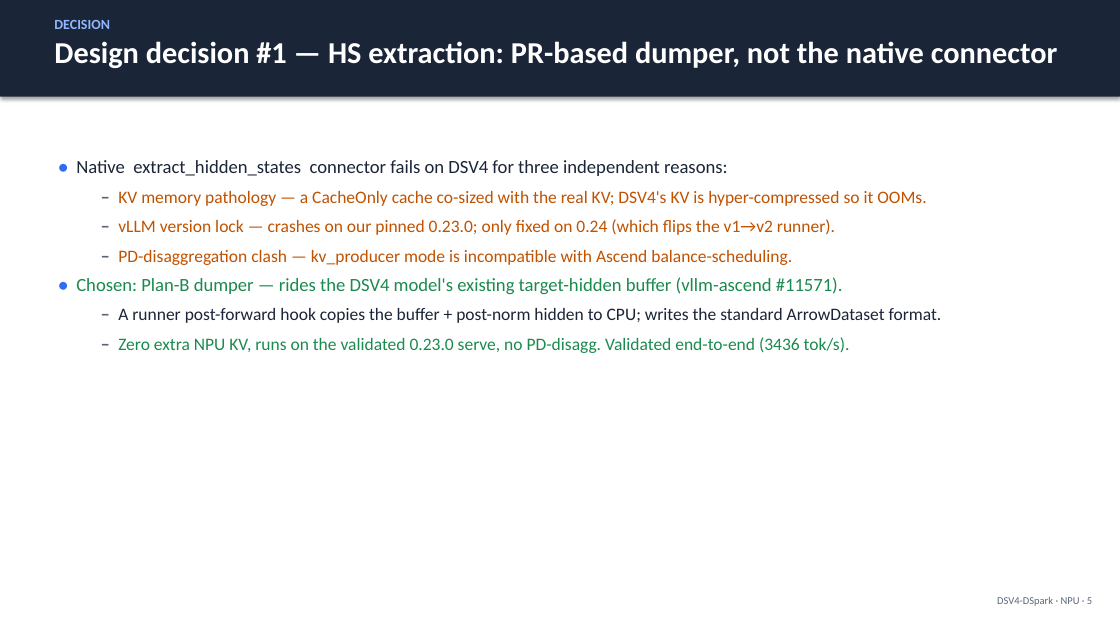
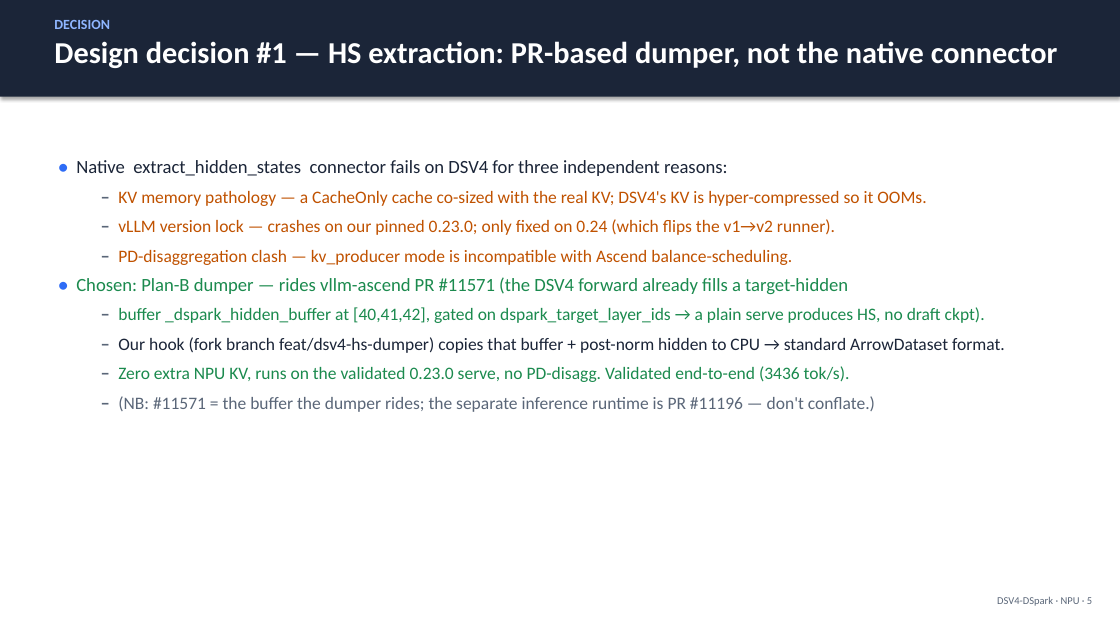
Before and after one commit to Sawyer117/speculators, a slide deck: slide 5 of docs/reports/dsv4_dspark_npu_report.pptx. Drawn at 1120x630 pixels with LibreOffice and Linux fonts; fonts in the diff are those of the drawing. Boxes give left, top, right and bottom in pixels: in the first picture for what was removed or moved away, otherwise in the second. Text is boxed around its words. In the diff, an @@ line names an element or a change of style, - is before the commit and + after.

```diff
--- a/docs/reports/dsv4_dspark_npu_report.pptx
+++ b/docs/reports/dsv4_dspark_npu_report.pptx
@@ text at (x1=76, y1=277, x2=1005, y2=353): text changed; text colour #1B2538 to #1B8A4E @@
-• Chosen: Plan-B dumper — rides the DSV4 model's existing target-hidden buffer (vllm-ascend #11571).
-  – A runner post-forward hook copies the buffer + post-norm hidden to CPU; writes the standard ArrowDataset format.
+• Chosen: Plan-B dumper — rides vllm-ascend PR #11571 (the DSV4 forward already fills a target-hidden
+  – buffer _dspark_hidden_buffer at [40,41,42], gated on dspark_target_layer_ids → a plain serve produces HS, no draft ckpt).
+  – Our hook (fork branch feat/dsv4-hs-dumper) copies that buffer + post-norm hidden to CPU → standard ArrowDataset format.
@@ text at (x1=118, y1=396, x2=875, y2=412): paragraph added @@
+  – (NB: #11571 = the buffer the dumper rides; the separate inference runtime is PR #11196 — don't conflate.)
```
Also in this commit, not shown: 1 other file.
